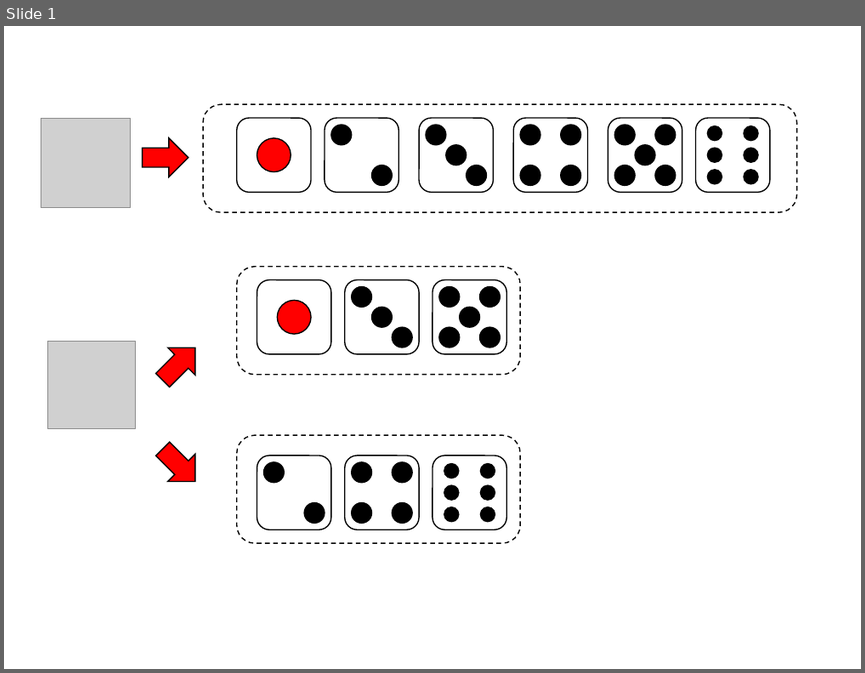
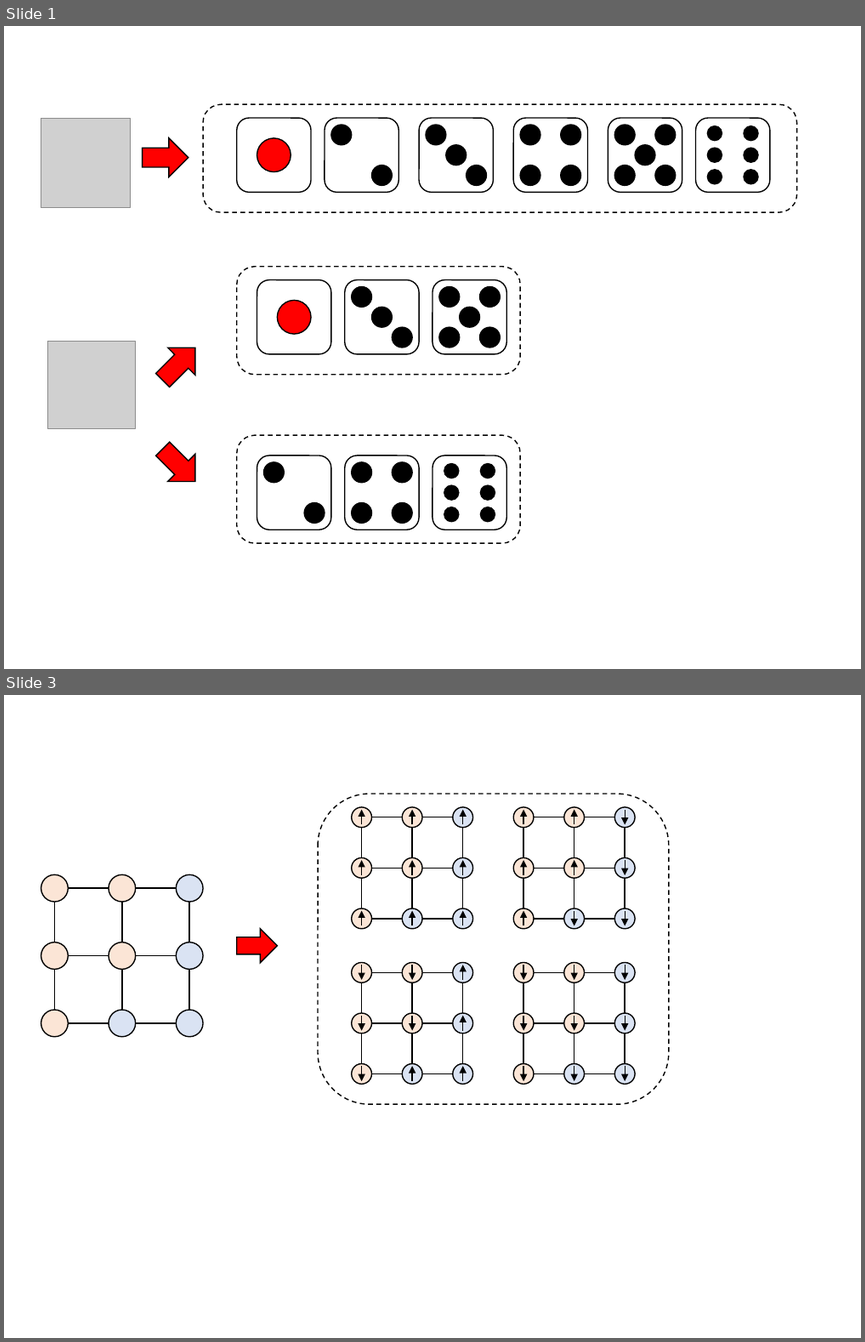
Before and after one commit to kaityo256/qiita, a slide deck: improved_estimator/fig.pptx. Shown one above the other, each under a label of ours: slide 1 before the commit, slides 1 and 3 after it; the slides between them are not shown. The pictures are 865x673 and 865x1342 pixels, drawn with LibreOffice and Linux fonts; fonts in the diff are those of the drawing; grey boxes stand for pictures. Boxes give left, top, right and bottom in pixels: in the first picture for what was removed or moved away, otherwise in the second. Text is boxed around its words. In the diff, an @@ line names an element or a change of style, - is before the commit and + after.

```diff
--- a/improved_estimator/fig.pptx
+++ b/improved_estimator/fig.pptx
@@ slide 3 added at (4,695,861,1338), background #FFFFFF @@
@@ rounded rectangle added at (318,794,668,1104), outline #000000 1 pt dashed @@
@@ ellipse added at (41,875,68,902), fill #FBE5D6, outline #000000 1 pt @@
@@ rectangle added at (54,888,122,955), outline #000000 1 pt @@
@@ ellipse added at (109,875,135,902), fill #FBE5D6, outline #000000 1 pt @@
@@ rectangle added at (122,888,190,955), outline #000000 1 pt @@
@@ ellipse added at (177,875,203,902), fill #DAE3F3, outline #000000 1 pt @@
@@ group added at (352,807,473,929): 9 ellipses, 9 arrows, 4 rectangles @@
@@ group added at (513,807,636,929): 9 ellipses, 9 arrows, 4 rectangles @@
@@ ellipse added at (41,941,68,969), fill #FBE5D6, outline #000000 1 pt @@
@@ ellipse added at (109,941,135,969), fill #FBE5D6, outline #000000 1 pt @@
@@ ellipse added at (177,941,203,969), fill #DAE3F3, outline #000000 1 pt @@
@@ right arrow added at (237,929,278,964), fill #FF0000, outline #000000 1 pt @@
@@ rectangle added at (54,955,122,1023), outline #000000 1 pt @@
@@ rectangle added at (122,955,190,1023), outline #000000 1 pt @@
@@ ellipse added at (41,1009,68,1036), fill #FBE5D6, outline #000000 1 pt @@
@@ ellipse added at (109,1009,135,1036), fill #DAE3F3, outline #000000 1 pt @@
@@ ellipse added at (177,1009,203,1036), fill #DAE3F3, outline #000000 1 pt @@
@@ group added at (352,962,473,1084): 9 ellipses, 9 arrows, 4 rectangles @@
@@ group added at (513,962,636,1084): 9 ellipses, 9 arrows, 4 rectangles @@
```
Also in this commit, not shown: 1 other slide added, 2 other files.
